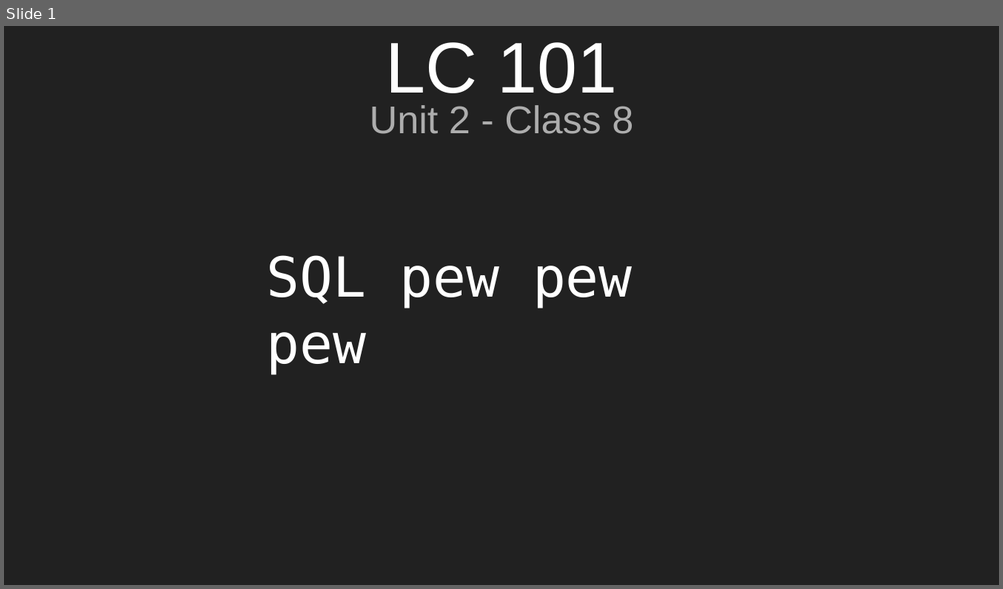
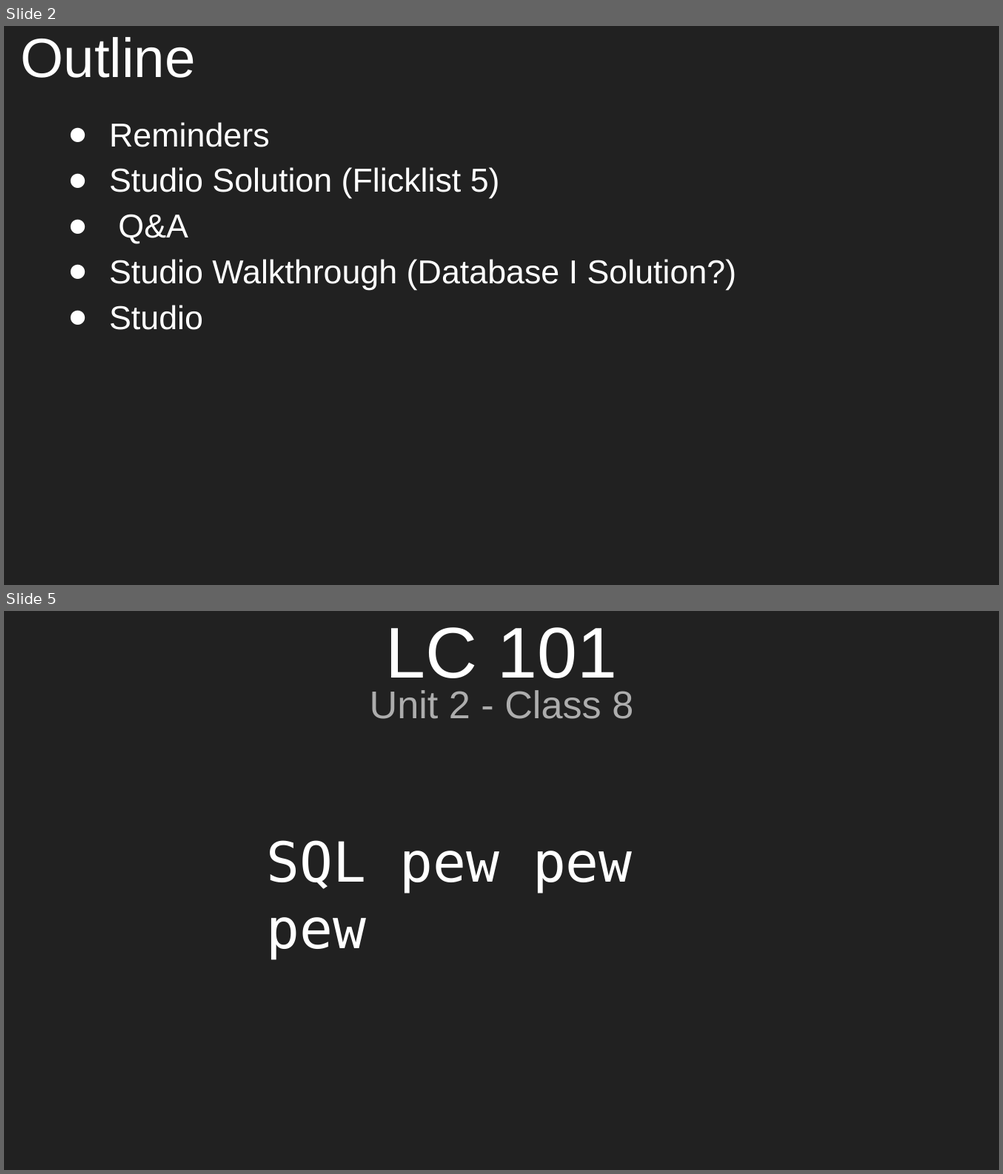
Before and after one commit to aleesham/lc101-unit2, a slide deck: slides/Unit 2 - LC 101 - Class 8.pptx. Shown one above the other, each under a label of ours: slide 1 before the commit, slides 2 and 5 after it; the slides between them are not shown. The pictures are 1003x589 and 1003x1174 pixels, drawn with LibreOffice and Linux fonts; fonts in the diff are those of the drawing. Boxes give left, top, right and bottom in pixels: in the first picture for what was removed or moved away, otherwise in the second. Text is boxed around its words. In the diff, an @@ line names an element or a change of style, - is before the commit and + after.

```diff
--- a/slides/Unit 2 - LC 101 - Class 8.pptx
+++ b/slides/Unit 2 - LC 101 - Class 8.pptx
@@ slide 2 added at bbox=[4, 26, 999, 585], background #212121 @@
@@ title added at bbox=[21, 37, 196, 78], 40 pt, text #FFFFFF @@
+Outline
@@ text added at bbox=[109, 122, 737, 330], 24 pt, text #FFFFFF @@
+● Reminders
+● Studio Solution (Flicklist 5)
+● Q&A
+● Studio Walkthrough (Database I Solution?)
+● Studio
@@ what was slide 1 is now slide 5 @@
```
Also in this commit, not shown: 6 other slides added, 7 slides removed, 1 other file.
